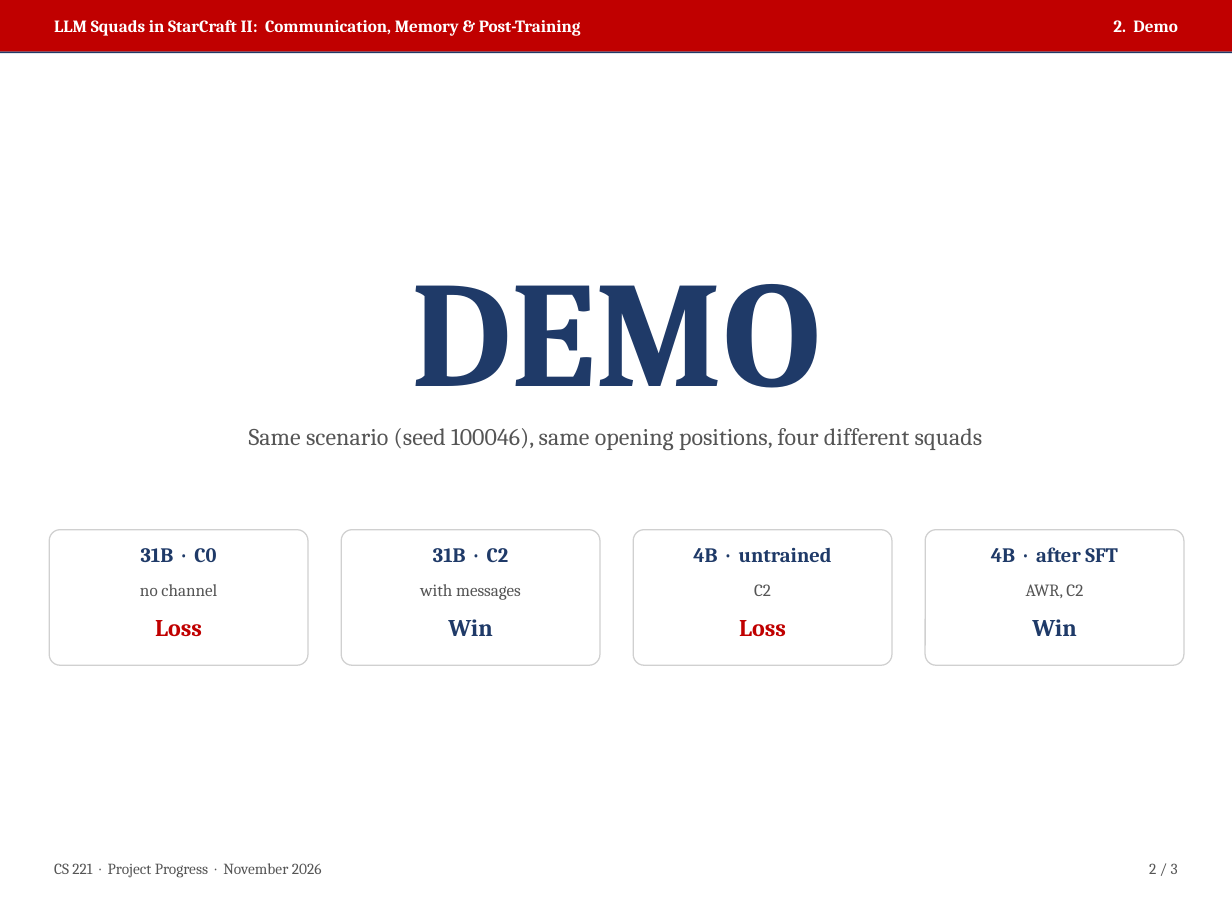
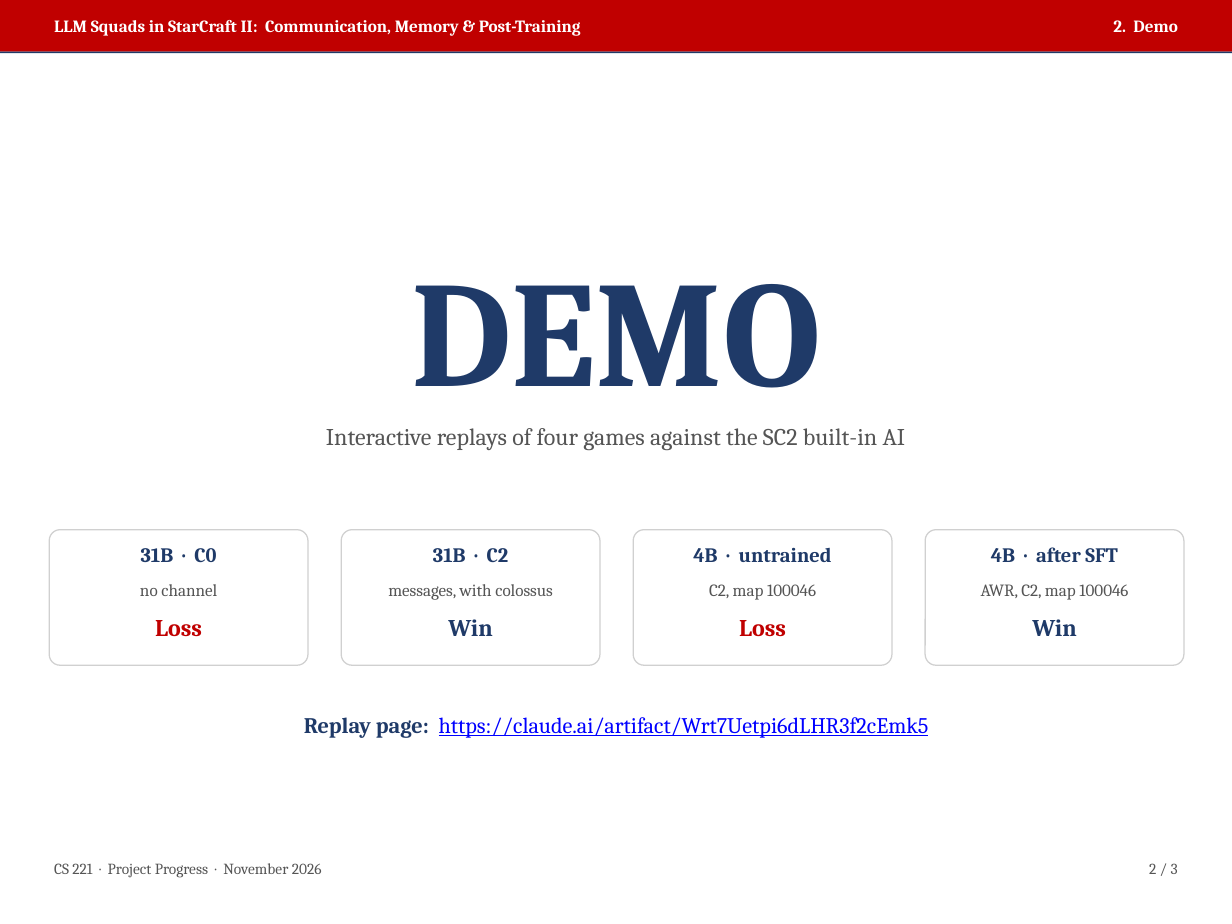
Before and after one commit to para2046/cs221-llm-squads, a slide deck: slide 2 of report/cs221_progress_slides.pptx. Drawn at 1232x924 pixels with LibreOffice and Linux fonts; fonts in the diff are those of the drawing. Boxes give left, top, right and bottom in pixels: in the first picture for what was removed or moved away, otherwise in the second. Text is boxed around its words. In the diff, an @@ line names an element or a change of style, - is before the commit and + after.

```diff
--- a/report/cs221_progress_slides.pptx
+++ b/report/cs221_progress_slides.pptx
@@ text at <box>326,428,906,450</box>: text changed @@
-Same scenario (seed 100046), same opening positions, four different squads
+Interactive replays of four games against the SC2 built-in AI
@@ text at <box>388,584,553,600</box>: text changed @@
-with messages
+messages, with colossus
@@ text at <box>709,584,816,600</box>: text changed @@
-C2
+C2, map 100046
@@ text at <box>981,584,1128,600</box>: text changed @@
-AWR, C2
+AWR, C2, map 100046
@@ text added at <box>304,717,929,738</box>, 13 pt, text #0000FF, underline @@
+Replay page: https://claude.ai/artifact/Wrt7Uetpi6dLHR3f2cEmk5
```
Also in this commit, not shown: 2 other slides changed, 1 other file.
